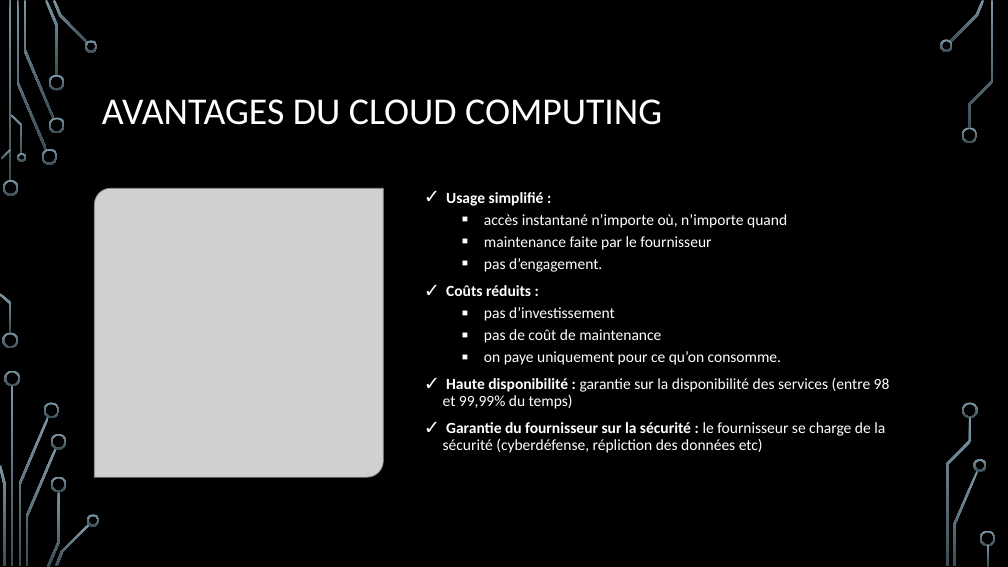
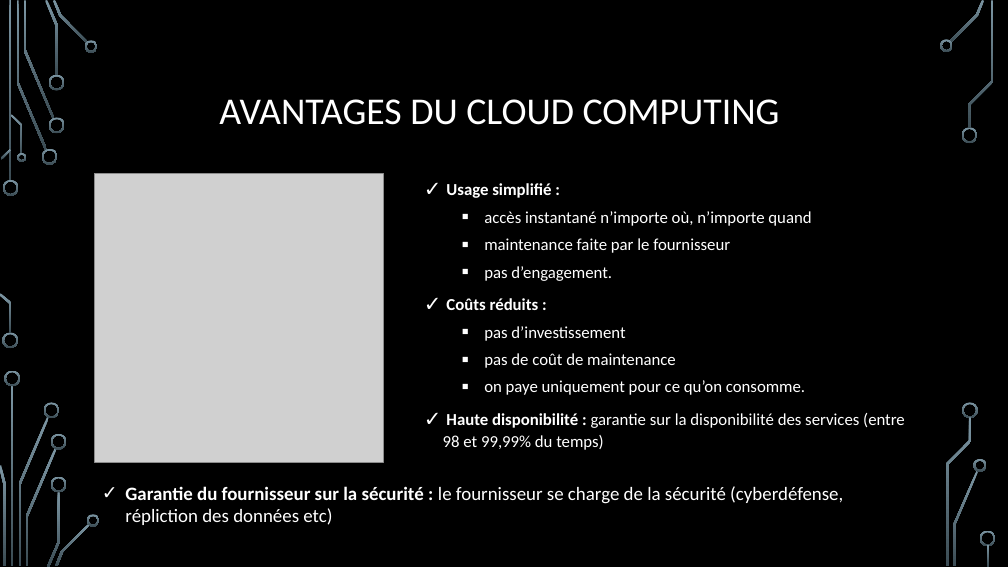
Before and after one commit to CorleoneDany/Cloud-Computing, a slide deck: slide 23 of Cloud Computing - F.pptx (slide 17 before the commit). Drawn at 1008x567 pixels with LibreOffice and Linux fonts; fonts in the diff are those of the drawing; grey boxes stand for pictures; background and template pictures are left out. Boxes give left, top, right and bottom in pixels: in the first picture for what was removed or moved away, otherwise in the second. Text is boxed around its words. In the diff, an @@ line names an element or a change of style, - is before the commit and + after.

```diff
--- a/Cloud Computing - F.pptx
+++ b/Cloud Computing - F.pptx
@@ title "AVANTAGES DU CLOUD COMPUTING" at [219,99,780,125]: alignment left to centre @@
@@ picture: place and size @@
-picture at [95,188,383,477]
+picture at [95,173,383,462]
@@ text "Usage simplifié :": place and size @@
-text "Usage simplifié :" at [443,192,890,453]
+text "Usage simplifié :" at [443,183,905,450]
@@ text "Usage simplifié :" at [443,183,905,450]: size 14.8 to 16 pt; line spacing 0.9 to 1.1 @@
@@ text at [443,422,885,453]: paragraph removed @@
-✓ Garantie du fournisseur sur la sécurité : le fournisseur se charge de la sécurité (cyberdéfense, répliction des données etc)
@@ text added at [125,486,843,525], 18 pt, text #FFFFFF @@
+✓ Garantie du fournisseur sur la sécurité : le fournisseur se charge de la sécurité (cyberdéfense, répliction des données etc)
```
Also in this commit, not shown: 20 other slides changed, 7 slides added, 2 slides removed.
